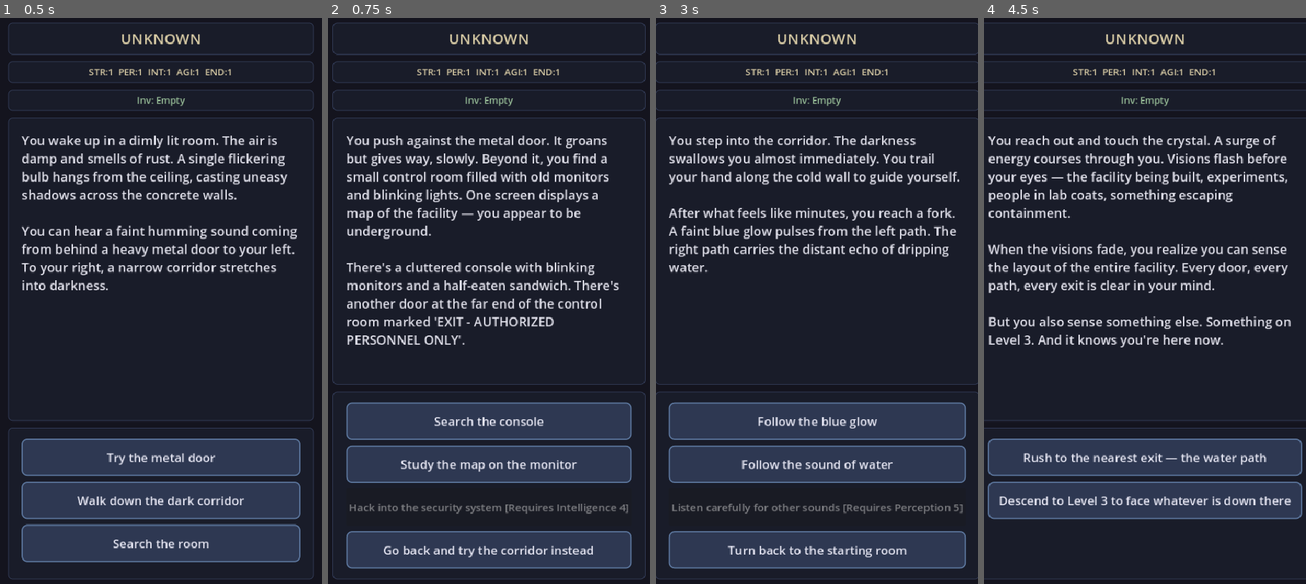
Above: before the commit, frames 1-4 (left to right).
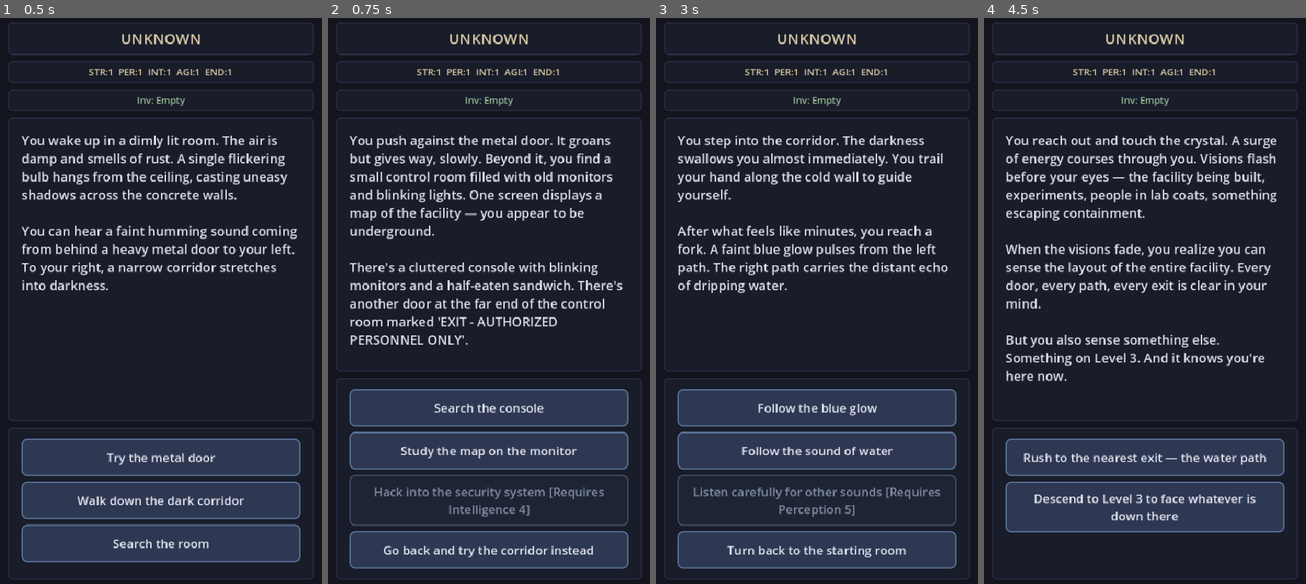
Above: after the commit, the same moments.

Repository: AngelAngelides/godot-project
Game: Godot game, scene res://scenes/Main.tscn
Same seed, same stepped clock (60 frames per second), same inputs: the game is played once before the commit and once after it. This scene is started directly instead of the project's main scene.
Inputs:
- Up to frame 1 (0.5 s): no input
- Up to frame 2 (0.75 s): click "Try the metal door" at 0.5 s
- Up to frame 3 (3 s): click "Search the console" at 1.25 s; click "Study the map on the monitor" at 2 s; click "Go explore Level 3 through th…" at 2.75 s
- Up to frame 4 (4.5 s): click "Follow the blue glow" at 3.5 s; click "Touch the crystal" at 4.25 s

Frame 1 is identical in both runs. In frame 2, 19% of the frame differs, in the area x 1-99%, y 0-100%; in frame 3, 18%; in frame 4, 14%.

Commit message:
refactor: load buttons as scenes instead of generating at runtime

Diff:
--- /dev/null
+++ b/scenes/ChoiceButton.tscn
@@ -0,0 +1,11 @@
+[gd_scene load_steps=2 format=3 uid="uid://b2xkn4q7k8p1w"]
+
+[ext_resource type="Theme" path="res://themes/game_theme.tres" id="GameTheme"]
+
+[node name="ChoiceButton" type="Button"]
+custom_minimum_size = Vector2(0, 56)
+size_flags_horizontal = 3
+theme = ExtResource("GameTheme")
+theme_override_font_sizes/font_size = 18
+text = "test this is a long text it should break to fit the vieport correctly"
+autowrap_mode = 2
--- /dev/null
+++ b/scenes/StatRow.tscn
@@ -0,0 +1,32 @@
+[gd_scene load_steps=3 format=3 uid="uid://c3ylo5r8naq2x"]
+
+[ext_resource type="Theme" path="res://themes/game_theme.tres" id="GameTheme"]
+[ext_resource type="Script" path="res://scripts/stat_row.gd" id="StatRowScript"]
+
+[node name="StatRow" type="HBoxContainer"]
+size_flags_horizontal = 3
+theme = ExtResource("GameTheme")
+script = ExtResource("StatRowScript")
+
+[node name="StatNameLabel" type="Label" parent="."]
+layout_mode = 2
+size_flags_horizontal = 3
+custom_minimum_size = Vector2(140, 0)
+text = "Stat"
+
+[node name="MinusButton" type="Button" parent="."]
+layout_mode = 2
+custom_minimum_size = Vector2(48, 48)
+text = " - "
+
+[node name="ValueLabel" type="Label" parent="."]
+layout_mode = 2
+custom_minimum_size = Vector2(40, 0)
+horizontal_alignment = 1
+vertical_alignment = 1
+text = "0"
+
+[node name="PlusButton" type="Button" parent="."]
+layout_mode = 2
+custom_minimum_size = Vector2(48, 48)
+text = " + "
--- a/scripts/character_creation.gd
+++ b/scripts/character_creation.gd
@@ -1,4 +1,6 @@
 extends Control
+
+const StatRowScene := preload("res://scenes/StatRow.tscn")
 
 @onready var name_input: LineEdit = $MarginContainer/VBoxContainer/NameSection/NameInput
 @onready var points_label: Label = $MarginContainer/VBoxContainer/PointsLabel
@@ -6,8 +8,7 @@
 @onready var start_button: Button = $MarginContainer/VBoxContainer/StartButton
 @onready var error_label: Label = $MarginContainer/VBoxContainer/ErrorLabel
 
-var stat_labels: Dictionary = {}
-var stat_values: Dictionary = {}
+var stat_rows: Dictionary = {}
 
 func _ready() -> void:
 	PlayerData.reset_stats()
@@ -19,39 +20,14 @@
 
 func _build_stat_rows() -> void:
 	for stat_name in PlayerData.stats:
-		var row := HBoxContainer.new()
+		var row: HBoxContainer = StatRowScene.instantiate()
+		stats_container.add_child(row)
+		row.set_stat_name(stat_name)
+		row.set_value(PlayerData.get_stat(stat_name))
 		row.size_flags_horizontal = Control.SIZE_EXPAND_FILL
-
-		# Stat name label
-		var label := Label.new()
-		label.text = stat_name
-		label.size_flags_horizontal = Control.SIZE_EXPAND_FILL
-		label.custom_minimum_size = Vector2(140, 0)
-		row.add_child(label)
-
-		# Minus button
-		var minus_btn := Button.new()
-		minus_btn.text = " - "
-		minus_btn.custom_minimum_size = Vector2(48, 48)
-		minus_btn.pressed.connect(_on_minus_pressed.bind(stat_name))
-		row.add_child(minus_btn)
-
-		# Value label
-		var value_label := Label.new()
-		value_label.text = str(PlayerData.stats[stat_name])
-		value_label.horizontal_alignment = HORIZONTAL_ALIGNMENT_CENTER
-		value_label.custom_minimum_size = Vector2(40, 0)
-		row.add_child(value_label)
-		stat_labels[stat_name] = value_label
-
-		# Plus button
-		var plus_btn := Button.new()
-		plus_btn.text = " + "
-		plus_btn.custom_minimum_size = Vector2(48, 48)
-		plus_btn.pressed.connect(_on_plus_pressed.bind(stat_name))
-		row.add_child(plus_btn)
-
-		stats_container.add_child(row)
+		row.minus_pressed.connect(_on_minus_pressed.bind(stat_name))
+		row.plus_pressed.connect(_on_plus_pressed.bind(stat_name))
+		stat_rows[stat_name] = row
 
 func _on_plus_pressed(stat_name: String) -> void:
 	if PlayerData.get_points_remaining() <= 0:
@@ -70,8 +46,8 @@
 	_update_points_display()
 
 func _update_stat_display(stat_name: String) -> void:
-	if stat_labels.has(stat_name):
-		stat_labels[stat_name].text = str(PlayerData.get_stat(stat_name))
+	if stat_rows.has(stat_name):
+		stat_rows[stat_name].set_value(PlayerData.get_stat(stat_name))
 
 func _update_points_display() -> void:
 	points_label.text = "Points remaining: %d" % PlayerData.get_points_remaining()
--- a/scripts/game_manager.gd
+++ b/scripts/game_manager.gd
@@ -1,4 +1,6 @@
 extends Control
+
+const ChoiceButtonScene := preload("res://scenes/ChoiceButton.tscn")
 
 @onready var story_data: Node = $StoryData
 @onready var story_label: RichTextLabel = $MarginContainer/VBoxContainer/StoryPanel/MarginContainer/ScrollContainer/StoryLabel
@@ -85,11 +87,8 @@
 		var next_key: String = choice.get("next", "")
 		var has_stat_check: bool = choice.has("stat_check")
 
-		var button := Button.new()
+		var button := ChoiceButtonScene.instantiate()
 		button.text = choice["text"]
-		button.size_flags_horizontal = Control.SIZE_EXPAND_FILL
-		button.custom_minimum_size = Vector2(0, 56)
-		button.add_theme_font_size_override("font_size", 18)
 		if has_stat_check:
 			button.pressed.connect(_on_stat_check_choice.bind(choice["stat_check"]))
 		else:
@@ -97,11 +96,8 @@
 		choices_container.add_child(button)
 
 func _make_disabled_button(text: String) -> Button:
-	var button := Button.new()
+	var button := ChoiceButtonScene.instantiate()
 	button.text = text
-	button.size_flags_horizontal = Control.SIZE_EXPAND_FILL
-	button.custom_minimum_size = Vector2(0, 56)
-	button.add_theme_font_size_override("font_size", 16)
 	button.disabled = true
 	return button
 
--- /dev/null
+++ b/scripts/stat_row.gd
@@ -0,0 +1,17 @@
+extends HBoxContainer
+
+signal minus_pressed
+signal plus_pressed
+
+@onready var stat_name_label: Label = $StatNameLabel
+@onready var value_label: Label = $ValueLabel
+
+func _ready() -> void:
+	$MinusButton.pressed.connect(func(): minus_pressed.emit())
+	$PlusButton.pressed.connect(func(): plus_pressed.emit())
+
+func set_stat_name(stat_name: String) -> void:
+	stat_name_label.text = stat_name
+
+func set_value(value: int) -> void:
+	value_label.text = str(value)
--- a/themes/game_theme.tres
+++ b/themes/game_theme.tres
@@ -1,6 +1,42 @@
-[gd_resource type="Theme" format=3]
+[gd_resource type="Theme" load_steps=6 format=3 uid="uid://mbgv4bgf35ef"]
+
+[sub_resource type="StyleBoxFlat" id="StyleBoxFlat_btn_disabled"]
+content_margin_left = 16.0
+content_margin_top = 12.0
+content_margin_right = 16.0
+content_margin_bottom = 12.0
+bg_color = Color(0.12, 0.14, 0.2, 1)
+border_width_left = 2
+border_width_top = 2
+border_width_right = 2
+border_width_bottom = 2
+border_color = Color(0.25, 0.3, 0.4, 1)
+corner_radius_top_left = 8
+corner_radius_top_right = 8
+corner_radius_bottom_right = 8
+corner_radius_bottom_left = 8
+
+[sub_resource type="StyleBoxFlat" id="StyleBoxFlat_btn_hover"]
+content_margin_left = 16.0
+content_margin_top = 12.0
+content_margin_right = 16.0
+content_margin_bottom = 12.0
+bg_color = Color(0.24, 0.3, 0.42, 1)
+border_width_left = 2
+border_width_top = 2
+border_width_right = 2
+border_width_bottom = 2
+border_color = Color(0.5, 0.6, 0.8, 1)
+corner_radius_top_left = 8
+corner_radius_top_right = 8
+corner_radius_bottom_right = 8
+corner_radius_bottom_left = 8
 
 [sub_resource type="StyleBoxFlat" id="StyleBoxFlat_btn_normal"]
+content_margin_left = 16.0
+content_margin_top = 12.0
+content_margin_right = 16.0
+content_margin_bottom = 12.0
 bg_color = Color(0.18, 0.22, 0.32, 1)
 border_width_left = 2
 border_width_top = 2
@@ -11,28 +47,12 @@
 corner_radius_top_right = 8
 corner_radius_bottom_right = 8
 corner_radius_bottom_left = 8
+
+[sub_resource type="StyleBoxFlat" id="StyleBoxFlat_btn_pressed"]
 content_margin_left = 16.0
 content_margin_top = 12.0
 content_margin_right = 16.0
 content_margin_bottom = 12.0
-
-[sub_resource type="StyleBoxFlat" id="StyleBoxFlat_btn_hover"]
-bg_color = Color(0.24, 0.3, 0.42, 1)
-border_width_left = 2
-border_width_top = 2
-border_width_right = 2
-border_width_bottom = 2
-border_color = Color(0.5, 0.6, 0.8, 1)
-corner_radius_top_left = 8
-corner_radius_top_right = 8
-corner_radius_bottom_right = 8
-corner_radius_bottom_left = 8
-content_margin_left = 16.0
-content_margin_top = 12.0
-content_margin_right = 16.0
-content_margin_bottom = 12.0
-
-[sub_resource type="StyleBoxFlat" id="StyleBoxFlat_btn_pressed"]
 bg_color = Color(0.14, 0.18, 0.28, 1)
 border_width_left = 2
 border_width_top = 2
@@ -43,12 +63,12 @@
 corner_radius_top_right = 8
 corner_radius_bottom_right = 8
 corner_radius_bottom_left = 8
-content_margin_left = 16.0
-content_margin_top = 12.0
-content_margin_right = 16.0
-content_margin_bottom = 12.0
 
 [sub_resource type="StyleBoxFlat" id="StyleBoxFlat_panel"]
+content_margin_left = 4.0
+content_margin_top = 4.0
+content_margin_right = 4.0
+content_margin_bottom = 4.0
 bg_color = Color(0.1, 0.11, 0.16, 1)
 border_width_left = 1
 border_width_top = 1
@@ -59,35 +79,20 @@
 corner_radius_top_right = 6
 corner_radius_bottom_right = 6
 corner_radius_bottom_left = 6
-content_margin_left = 4.0
-content_margin_top = 4.0
-content_margin_right = 4.0
-content_margin_bottom = 4.0
-
-[sub_resource type="StyleBoxFlat" id="StyleBoxFlat_title_panel"]
-bg_color = Color(0.14, 0.16, 0.24, 1)
-border_width_bottom = 2
-border_color = Color(0.35, 0.45, 0.6, 1)
-corner_radius_top_left = 6
-corner_radius_top_right = 6
-corner_radius_bottom_right = 6
-corner_radius_bottom_left = 6
 
 [resource]
 default_font_size = 20
-
 Button/colors/font_color = Color(0.9, 0.9, 0.95, 1)
+Button/colors/font_disabled_color = Color(0.5, 0.55, 0.65, 1)
 Button/colors/font_hover_color = Color(1, 1, 1, 1)
 Button/colors/font_pressed_color = Color(0.7, 0.85, 1, 1)
 Button/font_sizes/font_size = 18
+Button/styles/disabled = SubResource("StyleBoxFlat_btn_disabled")
+Button/styles/hover = SubResource("StyleBoxFlat_btn_hover")
 Button/styles/normal = SubResource("StyleBoxFlat_btn_normal")
-Button/styles/hover = SubResource("StyleBoxFlat_btn_hover")
 Button/styles/pressed = SubResource("StyleBoxFlat_btn_pressed")
-
 Label/colors/font_color = Color(0.85, 0.8, 0.65, 1)
 Label/font_sizes/font_size = 22
-
+PanelContainer/styles/panel = SubResource("StyleBoxFlat_panel")
 RichTextLabel/colors/default_color = Color(0.88, 0.88, 0.92, 1)
 RichTextLabel/font_sizes/normal_font_size = 19
-
-PanelContainer/styles/panel = SubResource("StyleBoxFlat_panel")
Not shown, added: scripts/stat_row.gd.uid
